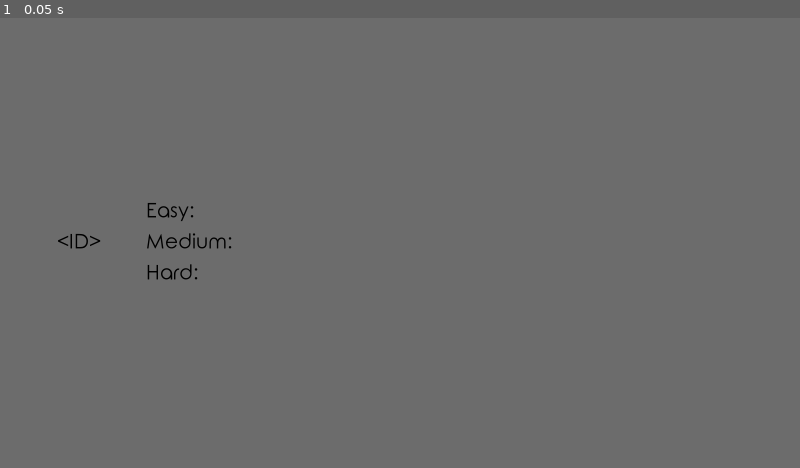
Above: before the commit, frame 1.
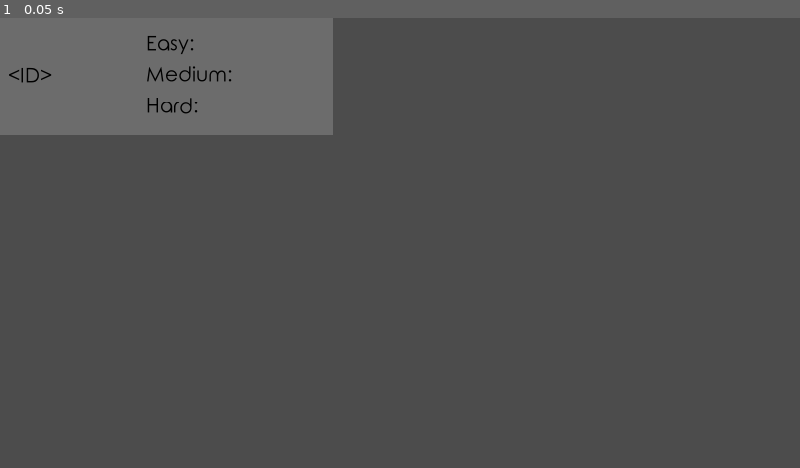
Above: after the commit, the same moment.

Repository: Inglo-Games/dollar-shuffle
Game: Godot game, scene res://scenes/record_container.tscn
Two runs of this game, one before a commit and one after it. Both use one fixed random seed, a clock stepped at 60 frames per second and the inputs below. This scene is started directly instead of the project's main scene.
Inputs:
- Up to frame 1 (0.05 s): no input

The runs differ from the first frame. In frame 1, 89% of the frame differs, in the area x 0-100%, y 0-100%.

Commit message:
Tweaking size of record containers

Diff:
--- a/scenes/record_container.tscn
+++ b/scenes/record_container.tscn
@@ -6,7 +6,9 @@
 anchor_top = 0.0
 anchor_right = 1.0
 anchor_bottom = 1.0
-rect_min_size = Vector2( 320, 160 )
+margin_right = -1120.0
+margin_bottom = -800.0
+rect_min_size = Vector2( 760, 280 )
 rect_pivot_offset = Vector2( 0, 0 )
 rect_clip_content = false
 mouse_filter = 0
@@ -46,7 +48,6 @@
 size_flags_horizontal = 1
 size_flags_vertical = 1
 text = "<ID>"
-align = 1
 valign = 1
 percent_visible = 1.0
 lines_skipped = 0
@@ -60,7 +61,7 @@
 anchor_right = 1.0
 anchor_bottom = 1.0
 margin_left = 350.0
-rect_min_size = Vector2( 100, 160 )
+rect_min_size = Vector2( 100, 280 )
 rect_pivot_offset = Vector2( 0, 0 )
 rect_clip_content = false
 mouse_filter = 1
@@ -76,9 +77,9 @@
 anchor_top = 0.0
 anchor_right = 0.0
 anchor_bottom = 0.0
-margin_top = 466.0
-margin_right = 1570.0
-margin_bottom = 502.0
+margin_top = 39.0
+margin_right = 450.0
+margin_bottom = 93.0
 rect_pivot_offset = Vector2( 0, 0 )
 rect_clip_content = false
 mouse_filter = 2
@@ -86,6 +87,7 @@
 size_flags_horizontal = 1
 size_flags_vertical = 4
 text = "Easy:"
+valign = 2
 percent_visible = 1.0
 lines_skipped = 0
 max_lines_visible = -1
@@ -97,9 +99,9 @@
 anchor_top = 0.0
 anchor_right = 0.0
 anchor_bottom = 0.0
-margin_top = 522.0
-margin_right = 1570.0
-margin_bottom = 558.0
+margin_top = 113.0
+margin_right = 450.0
+margin_bottom = 167.0
 rect_pivot_offset = Vector2( 0, 0 )
 rect_clip_content = false
 mouse_filter = 2
@@ -107,6 +109,7 @@
 size_flags_horizontal = 1
 size_flags_vertical = 4
 text = "Medium:"
+valign = 1
 percent_visible = 1.0
 lines_skipped = 0
 max_lines_visible = -1
@@ -117,9 +120,9 @@
 anchor_top = 0.0
 anchor_right = 0.0
 anchor_bottom = 0.0
-margin_top = 578.0
-margin_right = 1570.0
-margin_bottom = 614.0
+margin_top = 187.0
+margin_right = 450.0
+margin_bottom = 241.0
 rect_pivot_offset = Vector2( 0, 0 )
 rect_clip_content = false
 mouse_filter = 2
